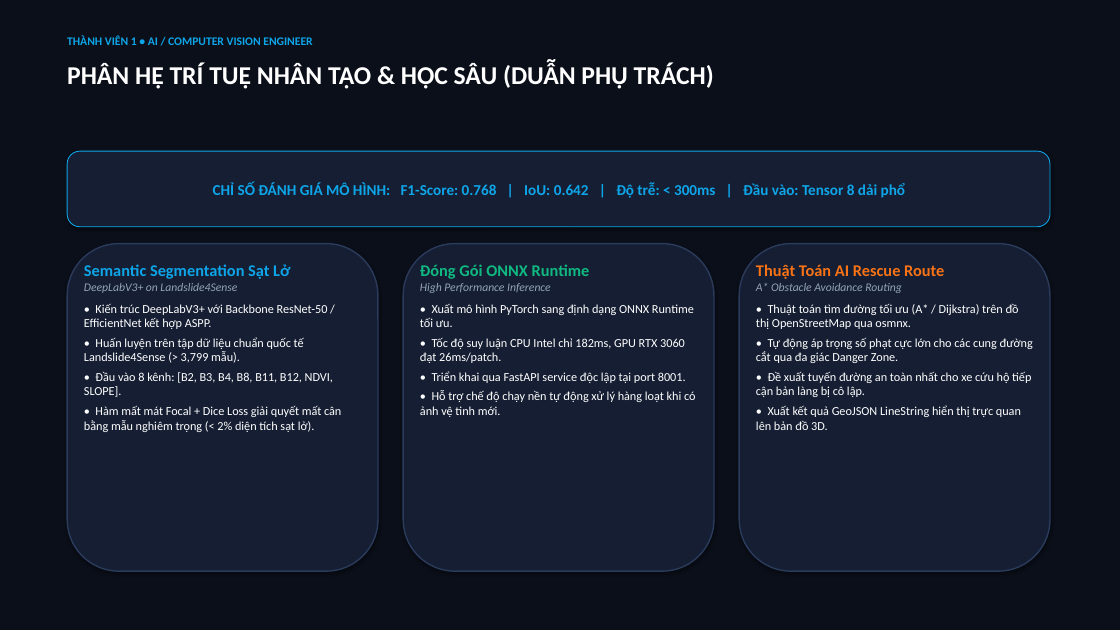
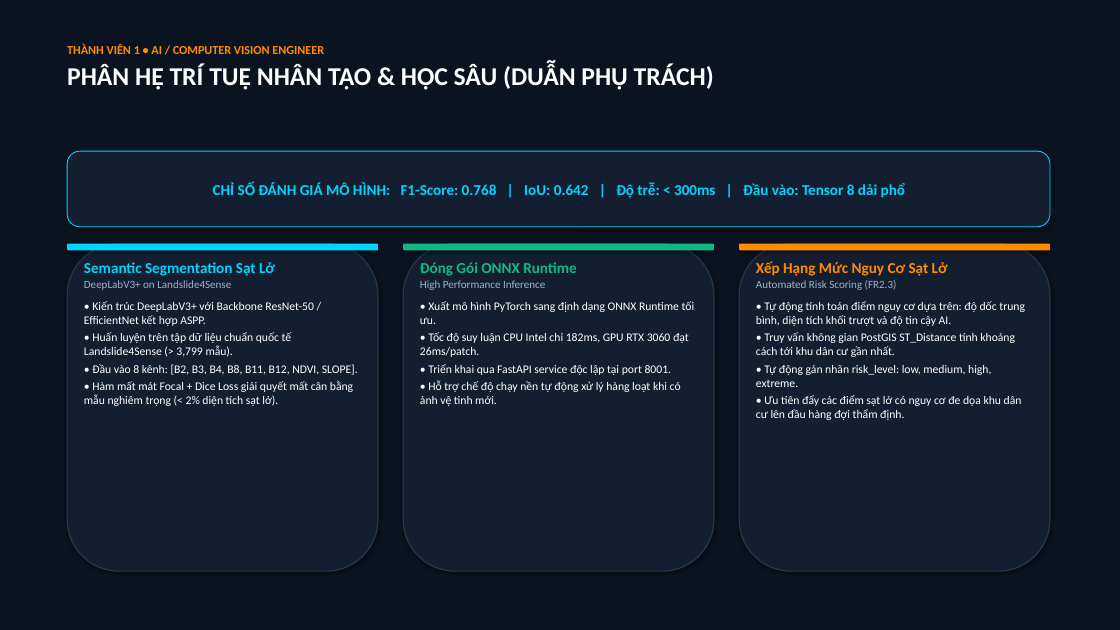
Before and after one commit to Duan0603/TerraWatch, a slide deck: slide 6 of docs/GeoSentry_Capstone_Presentation.pptx. Drawn at 1120x630 pixels with LibreOffice and Linux fonts; fonts in the diff are those of the drawing. Boxes give left, top, right and bottom in pixels: in the first picture for what was removed or moved away, otherwise in the second. Text is boxed around its words. In the diff, an @@ line names an element or a change of style, - is before the commit and + after.

Commit message:
docs: standardize scope to landslide early warning and add admin emergency alert broadcast

```diff
--- a/docs/GeoSentry_Capstone_Presentation.pptx
+++ b/docs/GeoSentry_Capstone_Presentation.pptx
@@ rectangle at [0,0,1120,630]: fill #0B0F19 to #0B1320 @@
@@ text at [67,44,324,54]: size 10 to 10.5 pt, text colour #0EA5E9 to #FF8C00 in "THÀNH VIÊN 1 • AI / COMPUTER ..." @@
@@ text "THÀNH VIÊN 1 • AI ...": place and size @@
-text "THÀNH VIÊN 1 • AI ..." at [67,35,312,45]
+text "THÀNH VIÊN 1 • AI ..." at [67,44,714,90]
@@ rounded rectangle "CHỈ SỐ ĐÁNH GIÁ MÔ ..." at [67,151,1050,227]: text colour #0EA5E9 to #00D4FF; fill #151E32 to #131E31; outline #0EA5E9 0.75 pt to #00D4FF 0.75 pt @@
@@ rounded rectangle added at [67,244,378,250], fill #00D4FF @@
@@ text "Semantic Segmentation Sạt Lở" at [84,262,358,406]: size 14 to 13 pt, text colour #0EA5E9 to #00D4FF in "Semantic Segmentation Sạt Lở"; size 10 to 9.5 pt, text colour #94A3B8 to #9CB2C9, italic off in "DeepLabV3+ on Landslide4Sense"; size 10.5 to 10 pt in "• Kiến trúc DeepLabV3+ với Backbone ResNet-50 ...", "• Huấn luyện trên tập dữ liệu ...", "• Đầu vào 8 kênh: [B2, B3, ...", "• Hàm mất mát Focal + Dice ..."; less space between paragraphs @@
@@ rounded rectangle added at [403,244,714,250], fill #10B981 @@
@@ text "Đóng Gói ONNX Runtime" at [420,262,695,406]: size 14 to 13 pt in "Đóng Gói ONNX Runtime"; size 10 to 9.5 pt, text colour #94A3B8 to #9CB2C9, italic off in "High Performance Inference"; size 10.5 to 10 pt in "• Xuất mô hình PyTorch sang định ...", "• Tốc độ suy luận CPU Intel ...", "• Triển khai qua FastAPI service độc ...", "• Hỗ trợ chế độ chạy nền ..."; less space between paragraphs @@
@@ fill #151E32 to #131E31; outline #2A3B5C 1.2 pt to #1F3A52 1 pt in 3 elements at [403,244,714,571], [67,244,378,571], [739,244,1050,571] @@
@@ rounded rectangle added at [739,244,1050,250], fill #FF8C00 @@
@@ text at [756,261,1025,420]: text changed; size 10.5 to 10 pt @@
-Thuật Toán AI Rescue Route
-A* Obstacle Avoidance Routing
-• Thuật toán tìm đường tối ưu (A* / Dijkstra) trên đồ thị OpenStreetMap qua osmnx.
-• Tự động áp trọng số phạt cực lớn cho các cung đường cắt qua đa giác Danger Zone.
-• Đề xuất tuyến đường an toàn nhất cho xe cứu hộ tiếp cận bản làng bị cô lập.
-• Xuất kết quả GeoJSON LineString hiển thị trực quan lên bản đồ 3D.
+Xếp Hạng Mức Nguy Cơ Sạt Lở
+Automated Risk Scoring (FR2.3)
+• Tự động tính toán điểm nguy cơ dựa trên: độ dốc trung bình, diện tích khối trượt và độ tin cậy AI.
+• Truy vấn không gian PostGIS ST_Distance tính khoảng cách tới khu dân cư gần nhất.
+• Tự động gán nhãn risk_level: low, medium, high, extreme.
+• Ưu tiên đẩy các điểm sạt lở có nguy cơ đe dọa khu dân cư lên đầu hàng đợi thẩm định.
```
Also in this commit, not shown: 9 other slides changed, 16 other files.
